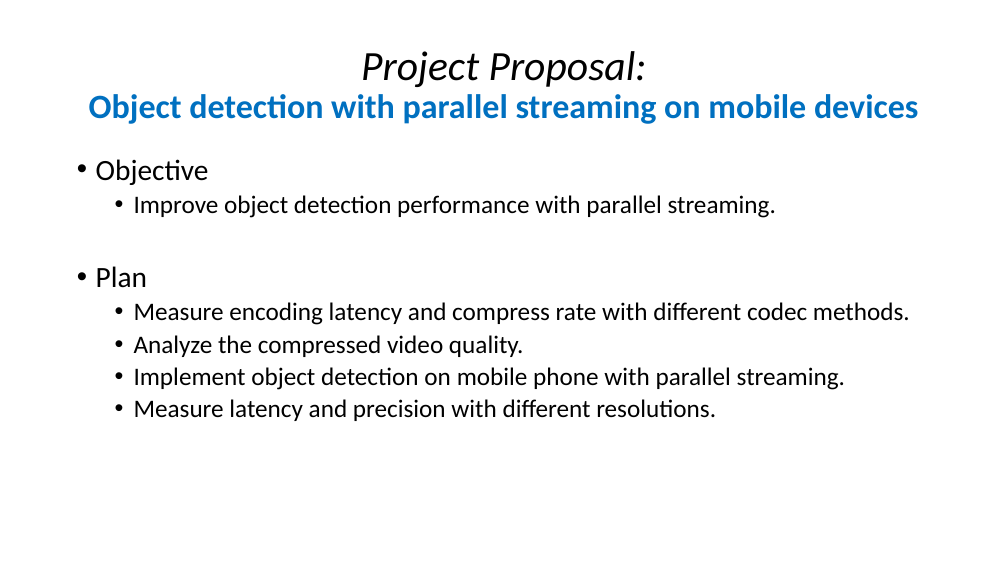
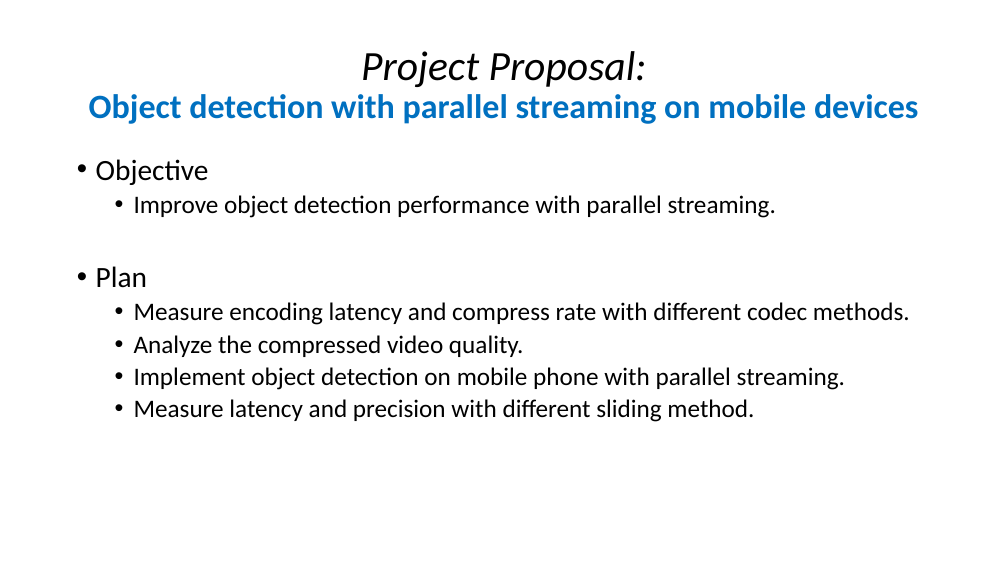
Before and after one commit to JiahangOK/NMA_Research, a slide deck: slide 17 of homework/NMA_pre.pptx. Drawn at 1008x567 pixels with LibreOffice and Linux fonts; fonts in the diff are those of the drawing; background and template pictures are left out. Boxes give left, top, right and bottom in pixels: in the first picture for what was removed or moved away, otherwise in the second. Text is boxed around its words. In the diff, an @@ line names an element or a change of style, - is before the commit and + after.

```diff
--- a/homework/NMA_pre.pptx
+++ b/homework/NMA_pre.pptx
@@ text at (134, 399, 754, 422): text changed @@
-  • Measure latency and precision with different resolutions.
+  • Measure latency and precision with different sliding method.
```
Also in this commit, not shown: 1 other slide changed, 1 other file.
